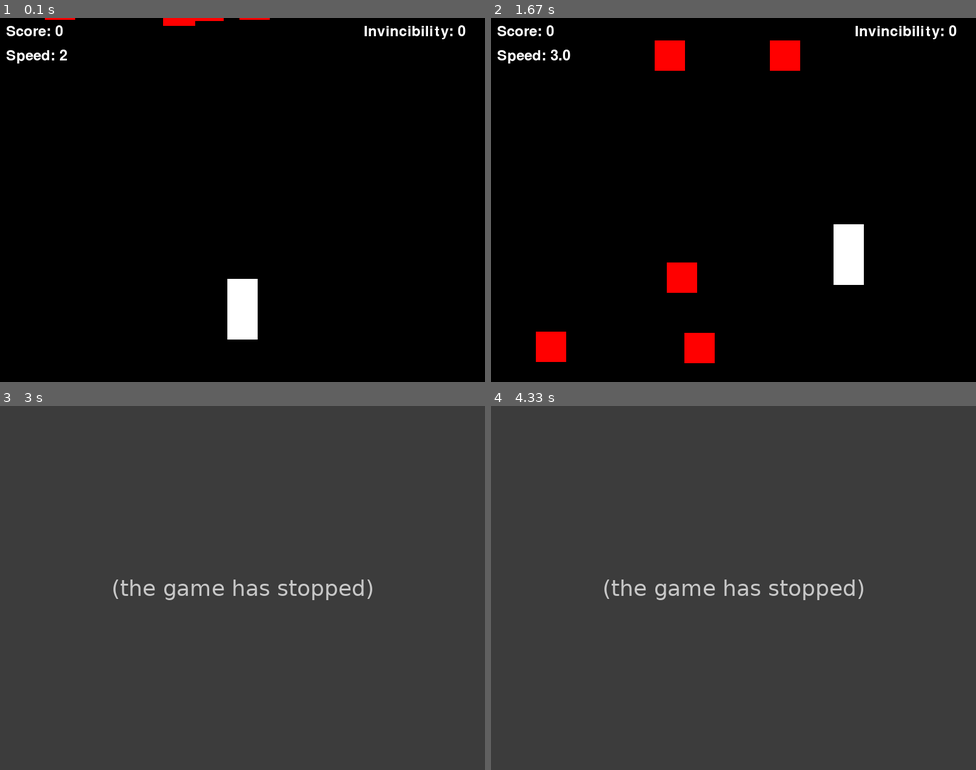
Above: before the commit, frames 1-4 (two rows, left to right).
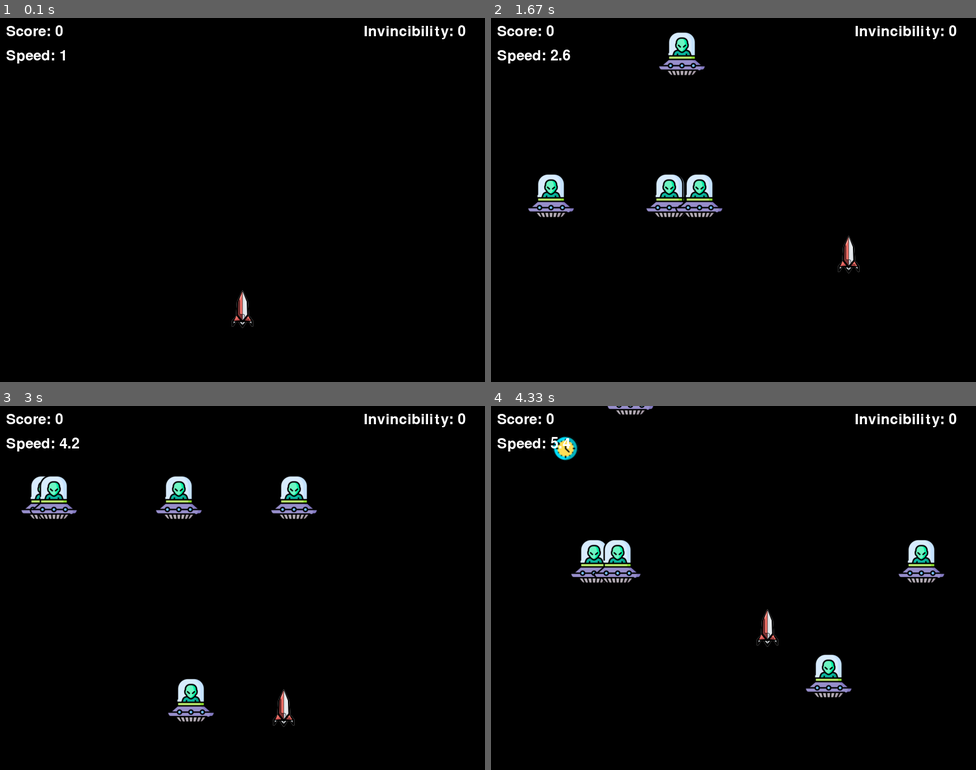
Above: after the commit, the same moments.

Repository: BoBon7/Pygame_code_wars
Game: pygame game, started from main.py
The game is run twice, just before and just after one commit, with the same random seed, the same clock (stepped at 60 frames per second) and the same inputs.
Inputs (mouse positions are in pixels of both pictures, inside the frame that each line leads up to):
- Up to frame 1 (0.1 s): no input
- Up to frame 2 (1.67 s): click (733, 200) at 0.38 s; hold D 0.67-1.13 s; hold W 1.17-1.47 s; hold D from 1.5 s (still down)
- Up to frame 3 (3 s): release D at 1.97 s; hold A 2-2.53 s; hold S 2.57-2.87 s; hold A from 2.9 s (still down)
- Up to frame 4 (4.33 s): release A at 3.3 s; hold W 3.33-3.7 s; click (806, 460) at 3.78 s; hold D from 4.07 s (still down)

The runs differ from the first frame. In frame 1, 1.3% of the frame differs, in the area x 9-56%, y 0-89%; in frame 2, 5.7%; in frame 3, 100%; in frame 4, 100%, in the area x 0-100%, y 0-100%.
Before the commit the program exited at 2.43 s; later frames show no game.

Commit message:
added images for every object + speed bag fixed

Diff:
--- a/main.py
+++ b/main.py
@@ -21,8 +21,7 @@
 # Создаем класс Машины
 class PlayerCar:
     def __init__(self):
-        self.image = pygame.Surface((50, 100))
-        self.image.fill(WHITE)
+        self.image = pygame.image.load("rocket.png")
         self.rect = self.image.get_rect(center=(WIDTH // 2, HEIGHT - 120))
         self.speed = 5
         self.dx = 0
@@ -72,9 +71,9 @@
     def draw(self, screen):
         # Если неуязвимость активна, цвет машины меняется на зелёный
         if self.invincible:
-            self.image.fill((0, 255, 0))  # Зелёный цвет при неуязвимости
+            self.image = pygame.image.load("rocket-invincible.png")
         else:
-            self.image.fill(WHITE)  # Стандартный цвет
+            self.image = pygame.image.load("rocket.png")
         screen.blit(self.image, self.rect)
 
 
@@ -82,13 +81,12 @@
 class Bonus:
     def __init__(self, bonus_type):
         self.bonus_type = bonus_type
-        self.image = pygame.Surface((30, 30))
         if self.bonus_type == 'invincibility':
-            self.image.fill((20, 255, 20))  # Зеленый для неуязвимости
+            self.image = pygame.image.load("guard.png")
         elif self.bonus_type == 'slowdown':
-            self.image.fill((0, 0, 255))  # Синий для замедления
+            self.image = pygame.image.load("back-in-time.png")
         elif self.bonus_type == 'coin':
-            self.image.fill((255, 255, 0))  # Желтый для монет
+            self.image = pygame.image.load("dollar.png")
         self.rect = self.image.get_rect(center=(random.randint(50, WIDTH - 50), -50))
         self.speed = 2
 
@@ -103,8 +101,7 @@
 
 class Bullet:
     def __init__(self, x, y):
-        self.image = pygame.Surface((5, 10))
-        self.image.fill(WHITE)
+        self.image = pygame.image.load("laser.png")
         self.rect = self.image.get_rect(center=(x, y))
         self.speed = 10
 
@@ -141,11 +138,10 @@
 # Класс для препятствий
 class Obstacle:
     def __init__(self):
-        self.image = pygame.Surface((50, 50))
-        self.image.fill(RED)
+        self.image = pygame.image.load("ufo.png")
         self.rect = self.image.get_rect(center=(random.randint(50, WIDTH - 50), -50))
-        self.base_speed = 2
-        self.speed = round(random.uniform(self.base_speed, self.base_speed * 1.5), 1)
+        self.base_speed = 1
+        self.speed = round(random.uniform(self.base_speed, self.base_speed * 1.5), 2)
 
     def update(self):
         self.rect.y += self.speed
@@ -159,7 +155,7 @@
 def increase_difficulty(timer):
     if timer % 300 == 0:  # Каждые 5 секунд увеличивается сложность
         for obstacle in obstacles:
-            obstacle.base_speed += 0.5  # Увеличение скорости препятствий
+            obstacle.base_speed += 0.4  # Увеличение скорости препятствий
         player.speed += 0.1  # Увеличение скорости машины
 
 
@@ -189,7 +185,7 @@
                 player.invincible_timer += 600
             elif bonus.bonus_type == 'slowdown':
                 for obstacle in obstacles:
-                    obstacle.speed -= 2
+                    obstacle.speed /= 2
                 player.slowdown_timer += 600
             elif bonus.bonus_type == 'coin':
                 player.score += 10  # Добавляем очки
@@ -202,8 +198,8 @@
     if player.slowdown_timer > 0:
         player.slowdown_timer -= 1
     else:
-        if obstacle.speed < 3:
-            obstacle.speed += 1  # Восстановление скорости после замедления
+        if obstacle.speed < obstacle.base_speed:
+            obstacle.speed += abs(obstacle.base_speed - obstacle.speed) # Восстановление скорости после замедления
 
 
 clock = pygame.time.Clock()
@@ -265,7 +261,7 @@
         bullet.draw(screen)
 
     # Отрисовка интерфейса
-    draw_interface(screen, player.score, obstacle.base_speed, player.invincible_timer)
+    draw_interface(screen, player.score, obstacles[0].base_speed, player.invincible_timer)
     pygame.display.flip()
 
 pygame.quit()
Binary file added: back-in-time.png
Binary file added: dollar.png
Binary file added: guard.png
Binary file added: laser.png
Binary file added: rocket-invincible.png
Binary file added: rocket.png
Binary file added: ufo.png
